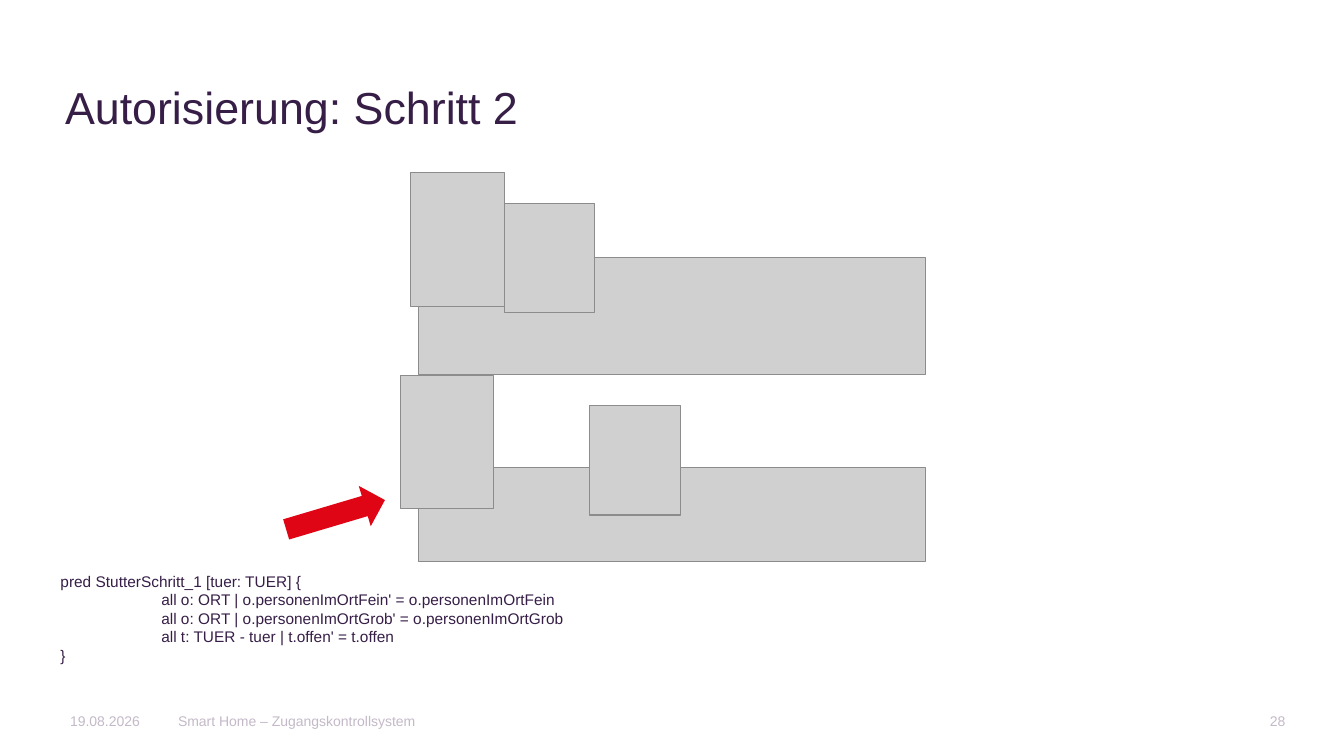
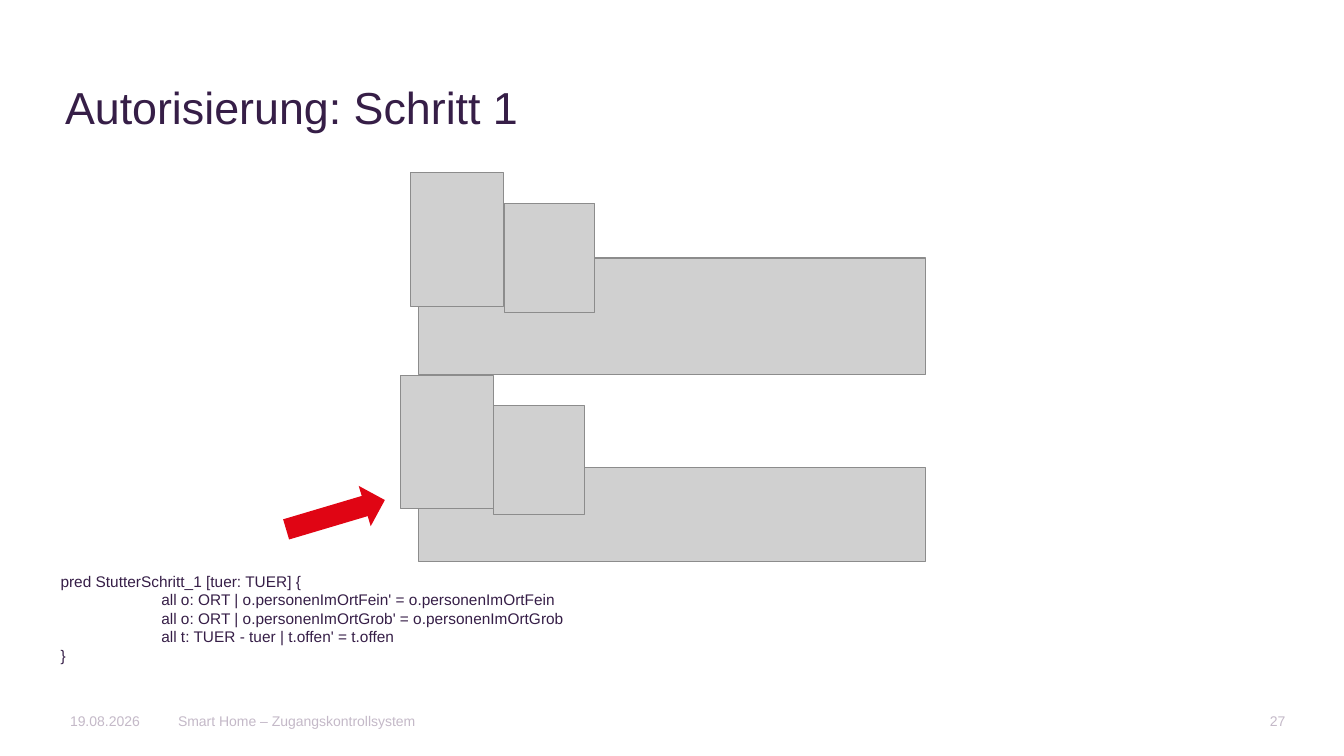
Before and after one commit to AnnaLiviaMartin/rs-smart-home, a slide deck: slide 27 of presentation/Smart_Home_Zugangskontrollsystem.pptx (slide 28 before the commit). Drawn at 1344x756 pixels with LibreOffice and Linux fonts; fonts in the diff are those of the drawing; grey boxes stand for pictures; background and template pictures are left out. Boxes give left, top, right and bottom in pixels: in the first picture for what was removed or moved away, otherwise in the second. Text is boxed around its words. In the diff, an @@ line names an element or a change of style, - is before the commit and + after.

```diff
--- a/presentation/Smart_Home_Zugangskontrollsystem.pptx
+++ b/presentation/Smart_Home_Zugangskontrollsystem.pptx
@@ title at (65, 91, 518, 133): text changed @@
-Autorisierung: Schritt 2
+Autorisierung: Schritt 1
@@ picture: place and size @@
-picture at (590, 405, 681, 515)
+picture at (493, 405, 584, 515)
@@ page number at (1270, 716, 1286, 726): text changed @@
-28
+27
```
Also in this commit, not shown: 31 other slides changed, 18 slides added, 2 other files.
